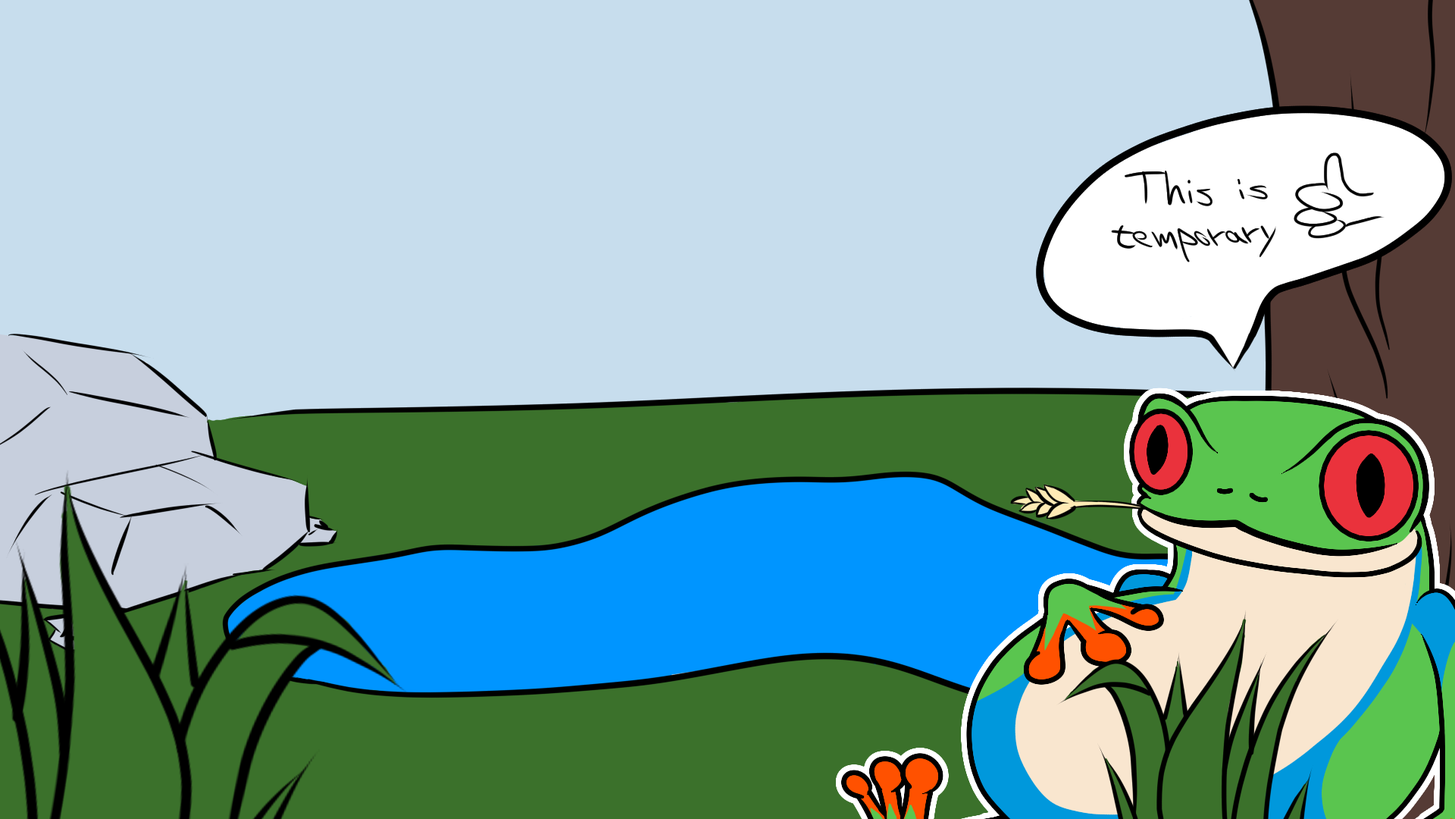
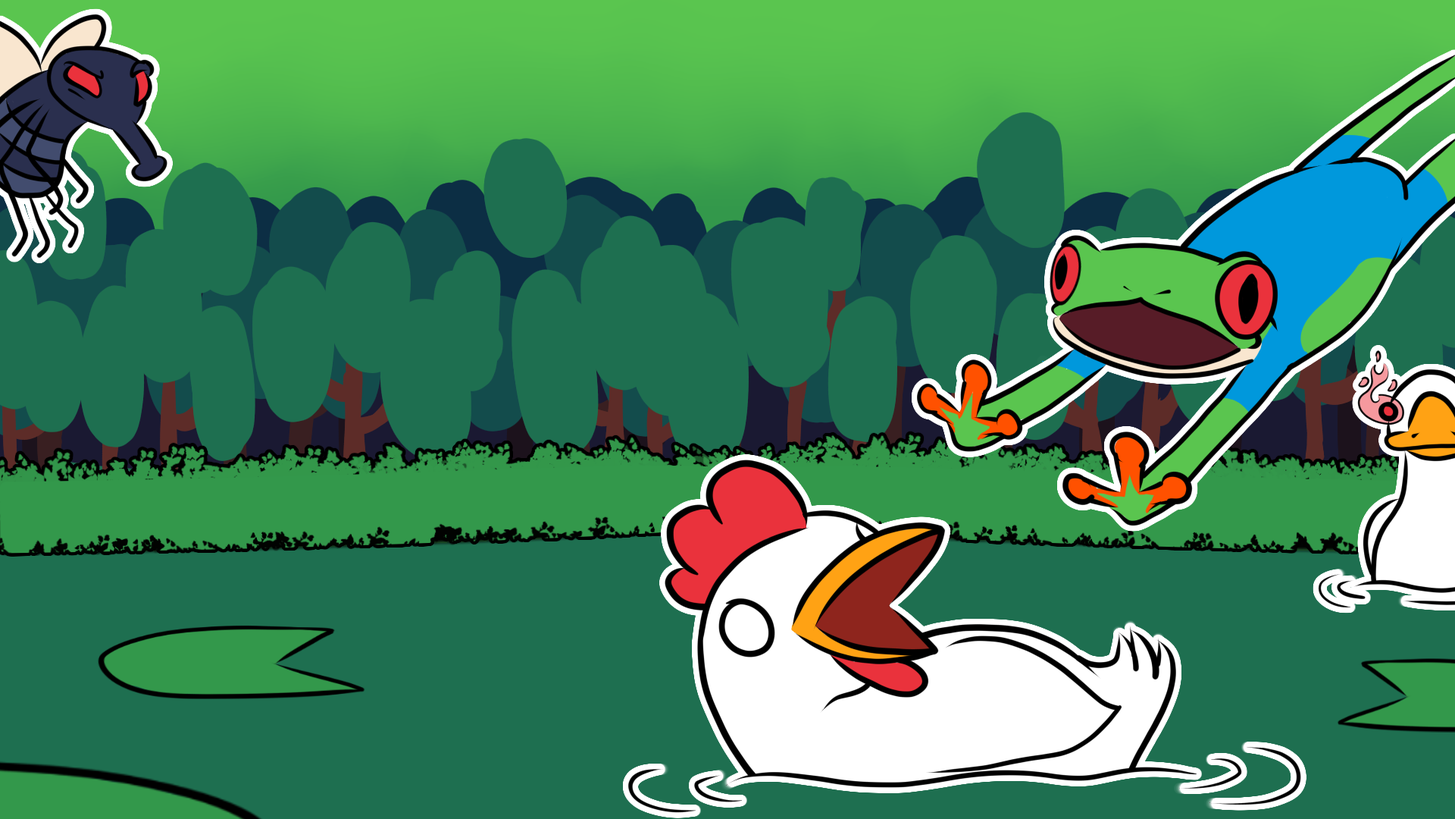
Layered file, before and after one edit (w=1455, h=819). Changes by layer:
added group "Characters" with 15 layers above "Sketches" over box(0, 0, 1455, 819)
moved "Frog" (1st of 2, in "Characters") into group "Characters" over box(776, 48, 1455, 819)
moved "Ink" (2nd of 8, in "Characters" › "Chicken") into group "Chicken", painted on it over box(0, 339, 1310, 819)
moved "Ink" (4th of 8, in "Characters" › "Fly") into group "Fly", painted on it over box(0, 0, 1165, 534)
moved "Color" (4th of 8, in "Characters" › "Fly") into group "Fly", painted on it over box(0, 0, 1165, 534)
added group "Hedge" with 2 layers above "Forest" over box(0, 97, 1455, 631)
added layer "Copy of Color" in group "Hedge" over box(0, 97, 1455, 631)
hid "Color" (5th of 8, in "Hedge"), moved it into group "Hedge", painted on it over box(0, 0, 1455, 819)
added group "Forest" with 9 layers above "Sky" over box(0, 97, 1455, 583)
added group "FrontLayer" with 2 layers in group "Forest" over box(0, 97, 1455, 534)
added layer "Leaves" (1st of 3, in "Forest" › "FrontLayer") in group "FrontLayer" over box(0, 97, 1455, 486)
added group "MiddleLayer" with 2 layers in group "Forest" over box(0, 145, 1455, 534)
added group "BackLayer" with 2 layers in group "Forest" over box(0, 145, 1455, 583)
added layer "Sky" above "Copy of LilyPad" over box(0, 0, 1455, 680)
added group "Copy of LilyPad" (1st of 2) with 3 layers above "Copy of LilyPad" over box(0, 145, 1359, 819)
moved "Ink" (6th of 8, in "Copy of LilyPad") into group "Copy of LilyPad", painted on it over box(0, 0, 1455, 819)
removed group "Landscape" (2 layers) over box(0, 0, 1455, 819)
moved "Ink" (7th of 8, in "Copy of LilyPad") into group "Copy of LilyPad", painted on it over box(0, 291, 1455, 777)
added layer "Water" above "Background" over box(0, 0, 1455, 819)
painted on "Background" over box(0, 0, 1455, 819)
…and 42 more changes (17 added, 6 painted, 19 removed, 6 stack)
